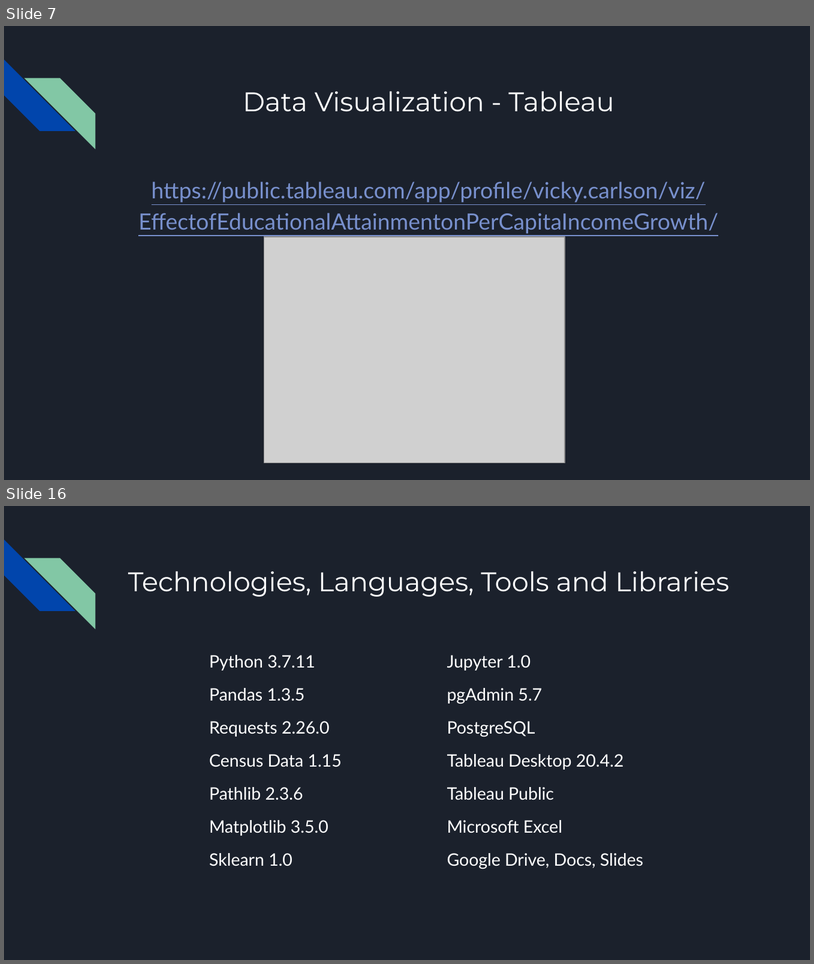
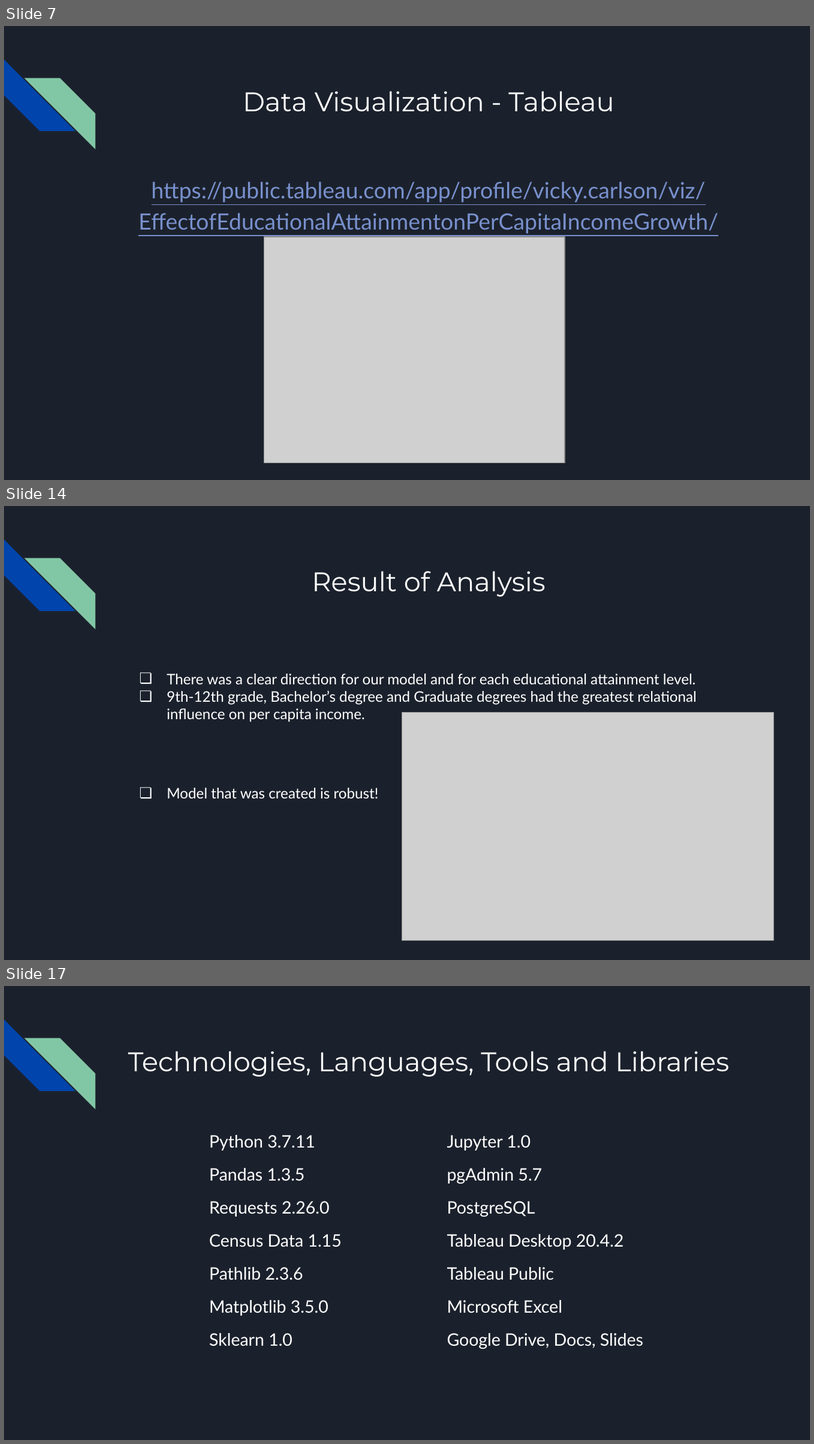
Before and after one commit to VickyCarlson/PCI_Growth, a slide deck: Effect of Educational Attainment on per Capita Growth by State.pptx. Shown one above the other, each under a label of ours: slides 7 and 16 before the commit, slides 7, 14 and 17 after it; the slides between them are not shown. The pictures are 814x964 and 814x1444 pixels, drawn with LibreOffice and Linux fonts; fonts in the diff are those of the drawing; grey boxes stand for pictures. Boxes give left, top, right and bottom in pixels: in the first picture for what was removed or moved away, otherwise in the second. Text is boxed around its words. In the diff, an @@ line names an element or a change of style, - is before the commit and + after.

```diff
--- a/Effect of Educational Attainment on per Capita Growth by State.pptx
+++ b/Effect of Educational Attainment on per Capita Growth by State.pptx
@@ slide 14 added at (4, 506, 810, 960), background #1B212C; not listed: 2 template elements that a slide beside it also shows @@
@@ title added at (312, 571, 546, 597), 24 pt, text #FFFFFF @@
+Result of Analysis
@@ text added at (167, 673, 697, 798), 13 pt, text #FFFFFF @@
+❏ There was a clear direction for our model and for each educational attainment level.
+❏ 9th-12th grade, Bachelor’s degree and Graduate degrees had the greatest relational influence on per capita income.
+❏ Model that was created is robust!
@@ picture added at (402, 712, 774, 940) @@
@@ what was slide 16 is now slide 17 @@
```
Also in this commit, not shown: 10 slides changed, 1 other slide added, 1 slide removed.
